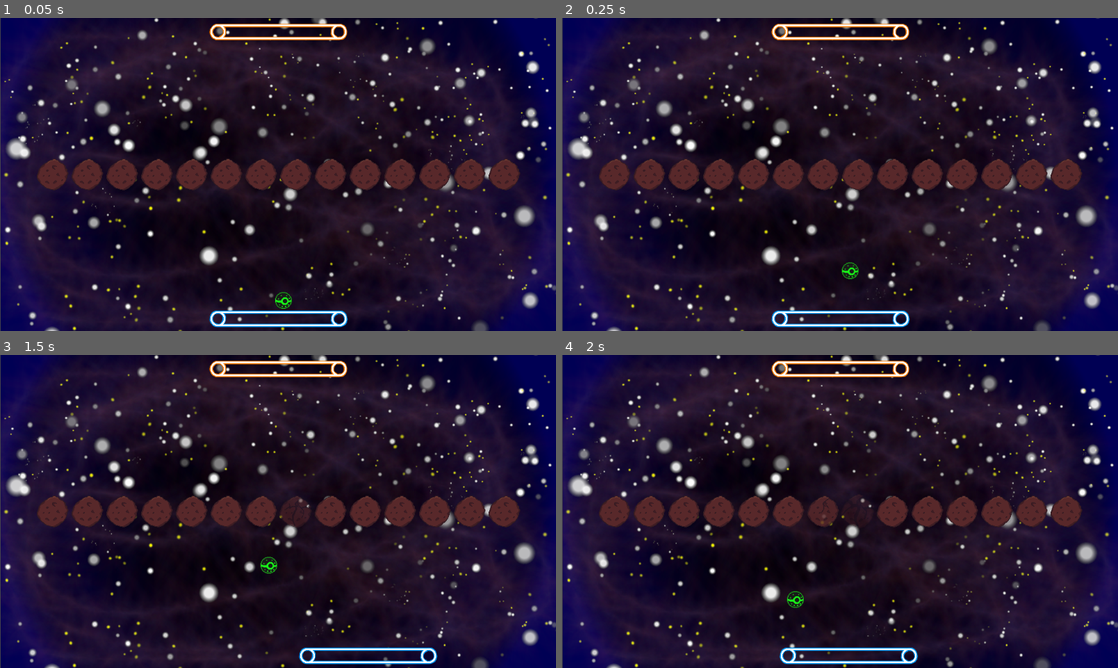
Above: before the commit, frames 1-4 (two rows, left to right).
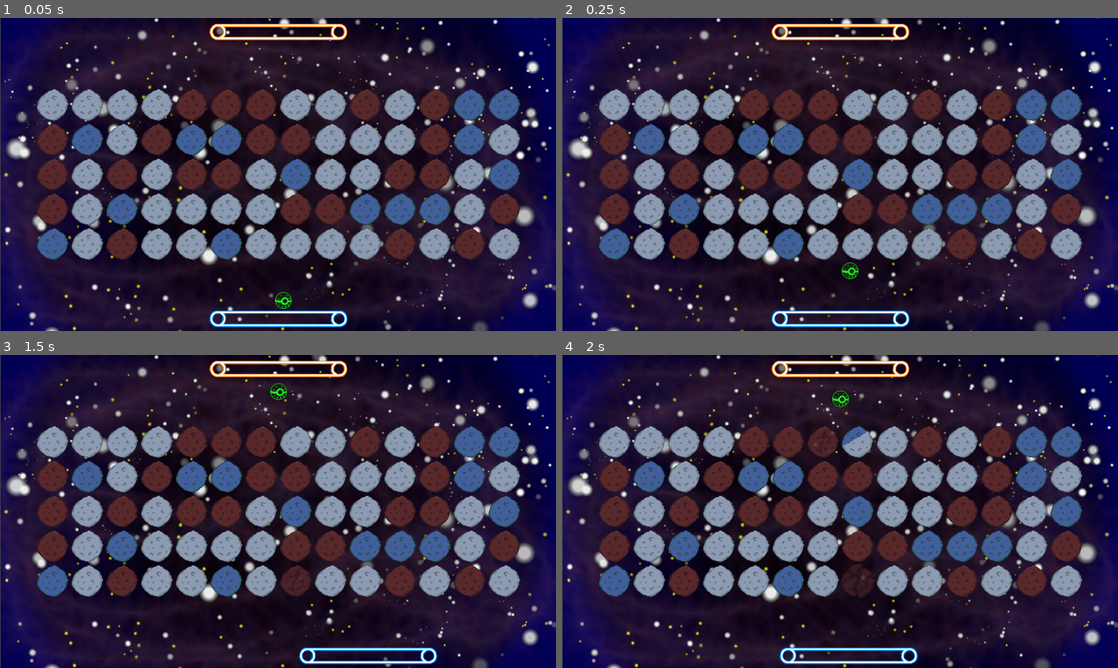
Above: after the commit, the same moments.

Repository: lswgamer/VOSES-Multiplayer
Game: Godot game, scene res://Scenes/Level.tscn
The game is run twice, just before and just after one commit, with the same random seed, the same clock (stepped at 60 frames per second) and the same inputs.
Inputs:
- Up to frame 1 (0.05 s): no input
- Up to frame 2 (0.25 s): no input
- Up to frame 3 (1.5 s): hold Right (lower_right) 0.53-1.28 s; hold Left (lower_left) from 1.28 s (still down)
- Up to frame 4 (2 s): keep holding Left (lower_left)

The runs differ from the first frame. In frame 1, 26% of the frame differs, in the area x 6-94%, y 22-78%; in frame 2, 26%; in frame 3, 26%, in the area x 6-94%, y 8-78%; in frame 4, 26%.

Commit message:
Blocks additional lives and animations

Diff:
--- a/Breakout/Scenes/Block.tscn
+++ b/Breakout/Scenes/Block.tscn
@@ -168,251 +168,236 @@
 atlas = ExtResource( 14 )
 region = Rect2( 420, 0, 70, 70 )
 
-[sub_resource type="AtlasTexture" id=35]
+[sub_resource type="AtlasTexture" id=36]
+flags = 4
+atlas = ExtResource( 16 )
+region = Rect2( 0, 0, 70, 70 )
+
+[sub_resource type="AtlasTexture" id=37]
+flags = 4
+atlas = ExtResource( 16 )
+region = Rect2( 70, 0, 70, 70 )
+
+[sub_resource type="AtlasTexture" id=38]
+flags = 4
+atlas = ExtResource( 16 )
+region = Rect2( 140, 0, 70, 70 )
+
+[sub_resource type="AtlasTexture" id=39]
+flags = 4
+atlas = ExtResource( 16 )
+region = Rect2( 210, 0, 70, 70 )
+
+[sub_resource type="AtlasTexture" id=40]
+flags = 4
+atlas = ExtResource( 16 )
+region = Rect2( 280, 0, 70, 70 )
+
+[sub_resource type="AtlasTexture" id=41]
+flags = 4
+atlas = ExtResource( 16 )
+region = Rect2( 350, 0, 70, 70 )
+
+[sub_resource type="AtlasTexture" id=42]
+flags = 4
+atlas = ExtResource( 16 )
+region = Rect2( 420, 0, 70, 70 )
+
+[sub_resource type="AtlasTexture" id=43]
+flags = 4
+atlas = ExtResource( 13 )
+region = Rect2( 0, 0, 70, 70 )
+
+[sub_resource type="AtlasTexture" id=44]
+flags = 4
+atlas = ExtResource( 13 )
+region = Rect2( 70, 0, 70, 70 )
+
+[sub_resource type="AtlasTexture" id=45]
+flags = 4
+atlas = ExtResource( 13 )
+region = Rect2( 140, 0, 70, 70 )
+
+[sub_resource type="AtlasTexture" id=46]
+flags = 4
+atlas = ExtResource( 13 )
+region = Rect2( 210, 0, 70, 70 )
+
+[sub_resource type="AtlasTexture" id=47]
+flags = 4
+atlas = ExtResource( 13 )
+region = Rect2( 280, 0, 70, 70 )
+
+[sub_resource type="AtlasTexture" id=48]
+flags = 4
+atlas = ExtResource( 13 )
+region = Rect2( 350, 0, 70, 70 )
+
+[sub_resource type="AtlasTexture" id=49]
+flags = 4
+atlas = ExtResource( 13 )
+region = Rect2( 420, 0, 70, 70 )
+
+[sub_resource type="AtlasTexture" id=50]
+flags = 4
+atlas = ExtResource( 13 )
+region = Rect2( 490, 0, 70, 70 )
+
+[sub_resource type="AtlasTexture" id=51]
+flags = 4
+atlas = ExtResource( 13 )
+region = Rect2( 560, 0, 70, 70 )
+
+[sub_resource type="AtlasTexture" id=53]
+flags = 4
+atlas = ExtResource( 10 )
+region = Rect2( 0, 0, 70, 70 )
+
+[sub_resource type="AtlasTexture" id=54]
+flags = 4
+atlas = ExtResource( 10 )
+region = Rect2( 70, 0, 70, 70 )
+
+[sub_resource type="AtlasTexture" id=55]
+flags = 4
+atlas = ExtResource( 10 )
+region = Rect2( 140, 0, 70, 70 )
+
+[sub_resource type="AtlasTexture" id=56]
+flags = 4
+atlas = ExtResource( 10 )
+region = Rect2( 420, 0, 70, 70 )
+
+[sub_resource type="AtlasTexture" id=57]
+flags = 4
+atlas = ExtResource( 10 )
+region = Rect2( 490, 0, 70, 70 )
+
+[sub_resource type="AtlasTexture" id=58]
+flags = 4
+atlas = ExtResource( 10 )
+region = Rect2( 560, 0, 70, 70 )
+
+[sub_resource type="AtlasTexture" id=59]
+flags = 4
+atlas = ExtResource( 1 )
+region = Rect2( 0, 0, 70, 70 )
+
+[sub_resource type="AtlasTexture" id=60]
+flags = 4
+atlas = ExtResource( 1 )
+region = Rect2( 70, 0, 70, 70 )
+
+[sub_resource type="AtlasTexture" id=61]
+flags = 4
+atlas = ExtResource( 1 )
+region = Rect2( 140, 0, 70, 70 )
+
+[sub_resource type="AtlasTexture" id=62]
+flags = 4
+atlas = ExtResource( 1 )
+region = Rect2( 210, 0, 70, 70 )
+
+[sub_resource type="AtlasTexture" id=63]
+flags = 4
+atlas = ExtResource( 1 )
+region = Rect2( 280, 0, 70, 70 )
+
+[sub_resource type="AtlasTexture" id=64]
+flags = 4
+atlas = ExtResource( 1 )
+region = Rect2( 350, 0, 70, 70 )
+
+[sub_resource type="AtlasTexture" id=65]
+flags = 4
+atlas = ExtResource( 1 )
+region = Rect2( 420, 0, 70, 70 )
+
+[sub_resource type="AtlasTexture" id=66]
+flags = 4
+atlas = ExtResource( 1 )
+region = Rect2( 490, 0, 70, 70 )
+
+[sub_resource type="AtlasTexture" id=67]
+flags = 4
+atlas = ExtResource( 1 )
+region = Rect2( 560, 0, 70, 70 )
+
+[sub_resource type="AtlasTexture" id=68]
+flags = 4
+atlas = ExtResource( 5 )
+region = Rect2( 0, 0, 70, 70 )
+
+[sub_resource type="AtlasTexture" id=69]
+flags = 4
+atlas = ExtResource( 5 )
+region = Rect2( 70, 0, 70, 70 )
+
+[sub_resource type="AtlasTexture" id=70]
+flags = 4
+atlas = ExtResource( 5 )
+region = Rect2( 140, 0, 70, 70 )
+
+[sub_resource type="AtlasTexture" id=71]
+flags = 4
+atlas = ExtResource( 5 )
+region = Rect2( 210, 0, 70, 70 )
+
+[sub_resource type="AtlasTexture" id=72]
+flags = 4
+atlas = ExtResource( 5 )
+region = Rect2( 280, 0, 70, 70 )
+
+[sub_resource type="AtlasTexture" id=73]
+flags = 4
+atlas = ExtResource( 5 )
+region = Rect2( 350, 0, 70, 70 )
+
+[sub_resource type="AtlasTexture" id=74]
+flags = 4
+atlas = ExtResource( 5 )
+region = Rect2( 420, 0, 70, 70 )
+
+[sub_resource type="AtlasTexture" id=75]
+flags = 4
+atlas = ExtResource( 5 )
+region = Rect2( 490, 0, 70, 70 )
+
+[sub_resource type="AtlasTexture" id=76]
+flags = 4
+atlas = ExtResource( 5 )
+region = Rect2( 560, 0, 70, 70 )
+
+[sub_resource type="AtlasTexture" id=77]
+flags = 4
+atlas = ExtResource( 3 )
+region = Rect2( 0, 0, 70, 70 )
+
+[sub_resource type="AtlasTexture" id=78]
+flags = 4
+atlas = ExtResource( 3 )
+region = Rect2( 70, 0, 70, 70 )
+
+[sub_resource type="AtlasTexture" id=79]
+flags = 4
+atlas = ExtResource( 3 )
+region = Rect2( 140, 0, 70, 70 )
+
+[sub_resource type="AtlasTexture" id=80]
+flags = 4
+atlas = ExtResource( 3 )
+region = Rect2( 210, 0, 70, 70 )
+
+[sub_resource type="AtlasTexture" id=81]
+flags = 4
+atlas = ExtResource( 3 )
+region = Rect2( 280, 0, 70, 70 )
+
+[sub_resource type="AtlasTexture" id=83]
 flags = 4
 atlas = ExtResource( 6 )
 region = Rect2( 0, 0, 64, 64 )
 
-[sub_resource type="AtlasTexture" id=36]
-flags = 4
-atlas = ExtResource( 16 )
-region = Rect2( 0, 0, 70, 70 )
-
-[sub_resource type="AtlasTexture" id=37]
-flags = 4
-atlas = ExtResource( 16 )
-region = Rect2( 70, 0, 70, 70 )
-
-[sub_resource type="AtlasTexture" id=38]
-flags = 4
-atlas = ExtResource( 16 )
-region = Rect2( 140, 0, 70, 70 )
-
-[sub_resource type="AtlasTexture" id=39]
-flags = 4
-atlas = ExtResource( 16 )
-region = Rect2( 210, 0, 70, 70 )
-
-[sub_resource type="AtlasTexture" id=40]
-flags = 4
-atlas = ExtResource( 16 )
-region = Rect2( 280, 0, 70, 70 )
-
-[sub_resource type="AtlasTexture" id=41]
-flags = 4
-atlas = ExtResource( 16 )
-region = Rect2( 350, 0, 70, 70 )
-
-[sub_resource type="AtlasTexture" id=42]
-flags = 4
-atlas = ExtResource( 16 )
-region = Rect2( 420, 0, 70, 70 )
-
-[sub_resource type="AtlasTexture" id=43]
-flags = 4
-atlas = ExtResource( 13 )
-region = Rect2( 0, 0, 70, 70 )
-
-[sub_resource type="AtlasTexture" id=44]
-flags = 4
-atlas = ExtResource( 13 )
-region = Rect2( 70, 0, 70, 70 )
-
-[sub_resource type="AtlasTexture" id=45]
-flags = 4
-atlas = ExtResource( 13 )
-region = Rect2( 140, 0, 70, 70 )
-
-[sub_resource type="AtlasTexture" id=46]
-flags = 4
-atlas = ExtResource( 13 )
-region = Rect2( 210, 0, 70, 70 )
-
-[sub_resource type="AtlasTexture" id=47]
-flags = 4
-atlas = ExtResource( 13 )
-region = Rect2( 280, 0, 70, 70 )
-
-[sub_resource type="AtlasTexture" id=48]
-flags = 4
-atlas = ExtResource( 13 )
-region = Rect2( 350, 0, 70, 70 )
-
-[sub_resource type="AtlasTexture" id=49]
-flags = 4
-atlas = ExtResource( 13 )
-region = Rect2( 420, 0, 70, 70 )
-
-[sub_resource type="AtlasTexture" id=50]
-flags = 4
-atlas = ExtResource( 13 )
-region = Rect2( 490, 0, 70, 70 )
-
-[sub_resource type="AtlasTexture" id=51]
-flags = 4
-atlas = ExtResource( 13 )
-region = Rect2( 560, 0, 70, 70 )
-
-[sub_resource type="AtlasTexture" id=52]
-flags = 4
-atlas = ExtResource( 5 )
-region = Rect2( 0, 0, 70, 70 )
-
-[sub_resource type="AtlasTexture" id=53]
-flags = 4
-atlas = ExtResource( 10 )
-region = Rect2( 0, 0, 70, 70 )
-
-[sub_resource type="AtlasTexture" id=54]
-flags = 4
-atlas = ExtResource( 10 )
-region = Rect2( 70, 0, 70, 70 )
-
-[sub_resource type="AtlasTexture" id=55]
-flags = 4
-atlas = ExtResource( 10 )
-region = Rect2( 140, 0, 70, 70 )
-
-[sub_resource type="AtlasTexture" id=56]
-flags = 4
-atlas = ExtResource( 10 )
-region = Rect2( 420, 0, 70, 70 )
-
-[sub_resource type="AtlasTexture" id=57]
-flags = 4
-atlas = ExtResource( 10 )
-region = Rect2( 490, 0, 70, 70 )
-
-[sub_resource type="AtlasTexture" id=58]
-flags = 4
-atlas = ExtResource( 10 )
-region = Rect2( 560, 0, 70, 70 )
-
-[sub_resource type="AtlasTexture" id=59]
-flags = 4
-atlas = ExtResource( 1 )
-region = Rect2( 0, 0, 70, 70 )
-
-[sub_resource type="AtlasTexture" id=60]
-flags = 4
-atlas = ExtResource( 1 )
-region = Rect2( 70, 0, 70, 70 )
-
-[sub_resource type="AtlasTexture" id=61]
-flags = 4
-atlas = ExtResource( 1 )
-region = Rect2( 140, 0, 70, 70 )
-
-[sub_resource type="AtlasTexture" id=62]
-flags = 4
-atlas = ExtResource( 1 )
-region = Rect2( 210, 0, 70, 70 )
-
-[sub_resource type="AtlasTexture" id=63]
-flags = 4
-atlas = ExtResource( 1 )
-region = Rect2( 280, 0, 70, 70 )
-
-[sub_resource type="AtlasTexture" id=64]
-flags = 4
-atlas = ExtResource( 1 )
-region = Rect2( 350, 0, 70, 70 )
-
-[sub_resource type="AtlasTexture" id=65]
-flags = 4
-atlas = ExtResource( 1 )
-region = Rect2( 420, 0, 70, 70 )
-
-[sub_resource type="AtlasTexture" id=66]
-flags = 4
-atlas = ExtResource( 1 )
-region = Rect2( 490, 0, 70, 70 )
-
-[sub_resource type="AtlasTexture" id=67]
-flags = 4
-atlas = ExtResource( 1 )
-region = Rect2( 560, 0, 70, 70 )
-
-[sub_resource type="AtlasTexture" id=68]
-flags = 4
-atlas = ExtResource( 5 )
-region = Rect2( 0, 0, 70, 70 )
-
-[sub_resource type="AtlasTexture" id=69]
-flags = 4
-atlas = ExtResource( 5 )
-region = Rect2( 70, 0, 70, 70 )
-
-[sub_resource type="AtlasTexture" id=70]
-flags = 4
-atlas = ExtResource( 5 )
-region = Rect2( 140, 0, 70, 70 )
-
-[sub_resource type="AtlasTexture" id=71]
-flags = 4
-atlas = ExtResource( 5 )
-region = Rect2( 210, 0, 70, 70 )
-
-[sub_resource type="AtlasTexture" id=72]
-flags = 4
-atlas = ExtResource( 5 )
-region = Rect2( 280, 0, 70, 70 )
-
-[sub_resource type="AtlasTexture" id=73]
-flags = 4
-atlas = ExtResource( 5 )
-region = Rect2( 350, 0, 70, 70 )
-
-[sub_resource type="AtlasTexture" id=74]
-flags = 4
-atlas = ExtResource( 5 )
-region = Rect2( 420, 0, 70, 70 )
-
-[sub_resource type="AtlasTexture" id=75]
-flags = 4
-atlas = ExtResource( 5 )
-region = Rect2( 490, 0, 70, 70 )
-
-[sub_resource type="AtlasTexture" id=76]
-flags = 4
-atlas = ExtResource( 5 )
-region = Rect2( 560, 0, 70, 70 )
-
-[sub_resource type="AtlasTexture" id=77]
-flags = 4
-atlas = ExtResource( 3 )
-region = Rect2( 0, 0, 70, 70 )
-
-[sub_resource type="AtlasTexture" id=78]
-flags = 4
-atlas = ExtResource( 3 )
-region = Rect2( 70, 0, 70, 70 )
-
-[sub_resource type="AtlasTexture" id=79]
-flags = 4
-atlas = ExtResource( 3 )
-region = Rect2( 140, 0, 70, 70 )
-
-[sub_resource type="AtlasTexture" id=80]
-flags = 4
-atlas = ExtResource( 3 )
-region = Rect2( 210, 0, 70, 70 )
-
-[sub_resource type="AtlasTexture" id=81]
-flags = 4
-atlas = ExtResource( 3 )
-region = Rect2( 280, 0, 70, 70 )
-
-[sub_resource type="AtlasTexture" id=82]
-flags = 4
-atlas = ExtResource( 12 )
-region = Rect2( 0, 0, 70, 70 )
-
-[sub_resource type="AtlasTexture" id=83]
-flags = 4
-atlas = ExtResource( 6 )
-region = Rect2( 0, 0, 64, 64 )
-
 [sub_resource type="AtlasTexture" id=84]
 flags = 4
 atlas = ExtResource( 6 )
@@ -547,16 +532,6 @@
 flags = 4
 atlas = ExtResource( 17 )
 region = Rect2( 490, 0, 70, 70 )
-
-[sub_resource type="AtlasTexture" id=111]
-flags = 4
-atlas = ExtResource( 10 )
-region = Rect2( 0, 0, 70, 70 )
-
-[sub_resource type="AtlasTexture" id=112]
-flags = 4
-atlas = ExtResource( 3 )
-region = Rect2( 0, 0, 70, 70 )
 
 [sub_resource type="AtlasTexture" id=113]
 flags = 4
@@ -603,7 +578,7 @@
 "frames": [ SubResource( 5 ), SubResource( 6 ), SubResource( 7 ), SubResource( 8 ), SubResource( 9 ), SubResource( 10 ), SubResource( 11 ), SubResource( 12 ), SubResource( 13 ) ],
 "loop": true,
 "name": "block-3-2-hit",
-"speed": 5.0
+"speed": 9.0
 }, {
 "frames": [ SubResource( 14 ), SubResource( 15 ), SubResource( 16 ), SubResource( 17 ), SubResource( 18 ) ],
 "loop": true,
@@ -613,67 +588,47 @@
 "frames": [ SubResource( 19 ), SubResource( 20 ), SubResource( 21 ), SubResource( 22 ), SubResource( 23 ), SubResource( 24 ), SubResource( 25 ), SubResource( 26 ), SubResource( 27 ) ],
 "loop": true,
 "name": "block-3-1-hit",
-"speed": 5.0
+"speed": 9.0
 }, {
 "frames": [ SubResource( 28 ), SubResource( 29 ), SubResource( 30 ), SubResource( 31 ), SubResource( 32 ), SubResource( 33 ), SubResource( 34 ) ],
 "loop": true,
 "name": "block-1-1-hit",
-"speed": 5.0
-}, {
-"frames": [ SubResource( 35 ) ],
-"loop": true,
-"name": "block-3-idle",
-"speed": 5.0
-}, {
-"frames": [ ExtResource( 8 ) ],
-"loop": true,
-"name": "block-0",
-"speed": 5.0
+"speed": 7.0
 }, {
 "frames": [ SubResource( 36 ), SubResource( 37 ), SubResource( 38 ), SubResource( 39 ), SubResource( 40 ), SubResource( 41 ), SubResource( 42 ) ],
 "loop": true,
 "name": "block-4-2-hit",
-"speed": 5.0
+"speed": 7.0
 }, {
 "frames": [ SubResource( 43 ), SubResource( 44 ), SubResource( 45 ), SubResource( 46 ), SubResource( 47 ), SubResource( 48 ), SubResource( 49 ), SubResource( 50 ), SubResource( 51 ) ],
 "loop": true,
 "name": "block-1-2-hit",
-"speed": 5.0
-}, {
-"frames": [ SubResource( 52 ) ],
-"loop": true,
-"name": "block-5-idle",
-"speed": 5.0
+"speed": 9.0
 }, {
 "frames": [ SubResource( 53 ), SubResource( 54 ), SubResource( 55 ), SubResource( 56 ), SubResource( 57 ), SubResource( 58 ) ],
 "loop": true,
 "name": "block-2-die",
-"speed": 5.0
+"speed": 6.0
 }, {
 "frames": [ SubResource( 59 ), SubResource( 60 ), SubResource( 61 ), SubResource( 62 ), SubResource( 63 ), SubResource( 64 ), SubResource( 65 ), SubResource( 66 ), SubResource( 67 ) ],
 "loop": true,
 "name": "block-5-1-hit",
-"speed": 5.0
+"speed": 9.0
 }, {
 "frames": [ SubResource( 68 ), SubResource( 69 ), SubResource( 70 ), SubResource( 71 ), SubResource( 72 ), SubResource( 73 ), SubResource( 74 ), SubResource( 75 ), SubResource( 76 ) ],
 "loop": true,
 "name": "block-5-die",
-"speed": 5.0
+"speed": 9.0
 }, {
 "frames": [ SubResource( 77 ), SubResource( 78 ), SubResource( 79 ), SubResource( 80 ), SubResource( 81 ) ],
 "loop": true,
 "name": "block-1-die",
 "speed": 5.0
 }, {
-"frames": [ SubResource( 82 ) ],
-"loop": true,
-"name": "block-4-idle",
-"speed": 5.0
-}, {
 "frames": [ SubResource( 83 ), SubResource( 84 ), SubResource( 85 ), SubResource( 86 ), SubResource( 87 ), SubResource( 88 ), SubResource( 89 ), SubResource( 90 ) ],
 "loop": true,
 "name": "block-3-die",
-"speed": 5.0
+"speed": 8.0
 }, {
 "frames": [ SubResource( 91 ), SubResource( 92 ), SubResource( 93 ), SubResource( 94 ), SubResource( 95 ) ],
 "loop": true,
@@ -683,26 +638,21 @@
 "frames": [ SubResource( 96 ), SubResource( 97 ), SubResource( 98 ), SubResource( 99 ), SubResource( 100 ), SubResource( 101 ), SubResource( 102 ) ],
 "loop": true,
 "name": "block-4-1-hit",
-"speed": 5.0
+"speed": 7.0
 }, {
 "frames": [ SubResource( 103 ), SubResource( 104 ), SubResource( 105 ), SubResource( 106 ), SubResource( 107 ), SubResource( 108 ), SubResource( 109 ), SubResource( 110 ) ],
 "loop": true,
 "name": "block-5-2-hit",
-"speed": 5.0
-}, {
-"frames": [ SubResource( 111 ) ],
-"loop": true,
-"name": "block-2-idle",
-"speed": 5.0
-}, {
-"frames": [ SubResource( 112 ) ],
-"loop": true,
-"name": "block-1-idle",
-"speed": 5.0
+"speed": 8.0
 }, {
 "frames": [ SubResource( 113 ), SubResource( 114 ), SubResource( 115 ), SubResource( 116 ), SubResource( 117 ), SubResource( 118 ), SubResource( 119 ), SubResource( 120 ) ],
 "loop": true,
 "name": "block-4-die",
+"speed": 8.0
+}, {
+"frames": [ ExtResource( 8 ) ],
+"loop": true,
+"name": "block-0-die",
 "speed": 5.0
 } ]
 
@@ -724,7 +674,7 @@
 
 [node name="Block" type="AnimatedSprite" groups=["blocks"]]
 frames = SubResource( 121 )
-animation = "block-0"
+animation = "block-0-die"
 script = ExtResource( 2 )
 
 [node name="Up" type="Area2D" parent="."]
--- a/Breakout/Scenes/Level.tscn
+++ b/Breakout/Scenes/Level.tscn
@@ -54,6 +54,7 @@
 [node name="Level" type="Node2D"]
 position = Vector2( 1, 0 )
 script = ExtResource( 4 )
+nivel = 63
 
 [node name="Background" type="ColorRect" parent="."]
 margin_right = 1024.0
--- a/Breakout/Scripts/Block.gd
+++ b/Breakout/Scripts/Block.gd
@@ -18,50 +18,61 @@
 	#If block is dead (and animation not playing anymore)
 	if blockDead:
 		self.queue_free()
+	else:
+		anim.stop()
+		set_anim(blockValue)
 
 func _on_Up_area_entered(area):
 	if (area.name == "Ball" and !blockDead):
 		area.velocity.y = -abs(area.velocity.y)
-		hp -= hp
+		hp -= 1
 		if hp == 0:
 			if blockValue > 0:
 				break_animation(blockValue)
 			else: #sprite-0 has no break animation
 				blockDead = true
 				remove()
+		else:
+			anim.play("block-" + str(blockValue) + "-" + str(hp) + "hit")
 
 func _on_Down_area_entered(area):
 	if (area.name == "Ball" and !blockDead):
 		area.velocity.y = abs(area.velocity.y)
-		hp -= hp
+		hp -= 1
 		if hp == 0:
 			if blockValue > 0:
 				break_animation(blockValue)
 			else:
 				blockDead = true
 				remove()
+		else:
+			anim.play("block-" + str(blockValue) + "-" + str(hp) + "hit")
 
 func _on_Left_area_entered(area):
 	if (area.name == "Ball" and !blockDead):
 		area.velocity.x = -abs(area.velocity.x)
-		hp -= hp
+		hp -= 1
 		if hp == 0:
 			if blockValue > 0:
 				break_animation(blockValue)
 			else:
 				blockDead = true
 				remove()
+		else:
+			anim.play("block-" + str(blockValue) + "-" + str(hp) + "hit")
 
 func _on_Right_area_entered(area):
 	if (area.name == "Ball" and !blockDead):
 		area.velocity.x = abs(area.velocity.x)
-		hp -= hp
+		hp -= 1
 		if hp == 0:
 			if blockValue > 0:
 				break_animation(blockValue)
 			else:
 				blockDead = true
 				remove()
+		else:
+			anim.play("block-" + str(blockValue) + "-" + str(hp) + "hit")
 
 func break_animation(blockValue):
 	#Plays the break animation, sets fade value and blockDead
@@ -69,7 +80,12 @@
 	fade = 0.5
 	blockDead = true
 
-func set_animation(chosen):
+func set_anim(chosen):
 	#Stores sprite number and play the base animation
 	blockValue = chosen
-	anim.play("block-" + str(chosen) + "-idle")
+	if hp > 1:
+		anim.set_animation("block-" + str(blockValue) + "-" + str(hp-1) + "-hit")
+		anim.set_frame(0)
+	else:
+		anim.set_animation("block-" + str(blockValue) + "-die")
+		anim.set_frame(0)
--- a/Breakout/Scripts/Level.gd
+++ b/Breakout/Scripts/Level.gd
@@ -1,7 +1,7 @@
 extends Node2D
 
 export var nivel = 0
-var chosen #Stores sprite number
+var chosen = 0 #Stores sprite number
 var BLOCK_ = preload("res://Scenes/Block.tscn")
 var levelList = [] #Stores level configuration
 export var spwOffset = Vector2(0,50)
@@ -61,9 +61,13 @@
 			if levelList[nivel*5+i][j] == '1':
 				var block = BLOCK_.instance()
 				block.position = Vector2(64*(j+1.5),64*(i+2)+32)
+				if randi()%100 < nivel:
+					block.hp += 1
+					if randi()%100 < nivel:
+						block.hp += 1
 				add_child(block)
 
-	get_tree().call_group("blocks", "set_animation", chosen)
+	get_tree().call_group("blocks", "set_anim", chosen)
 
 func respawn(): #Se a bola sair da tela ela respawna, tirando uma vida
 	lives -= 1
Not shown: 1 places in Breakout/Scenes/Block.tscn that only renumber resources
